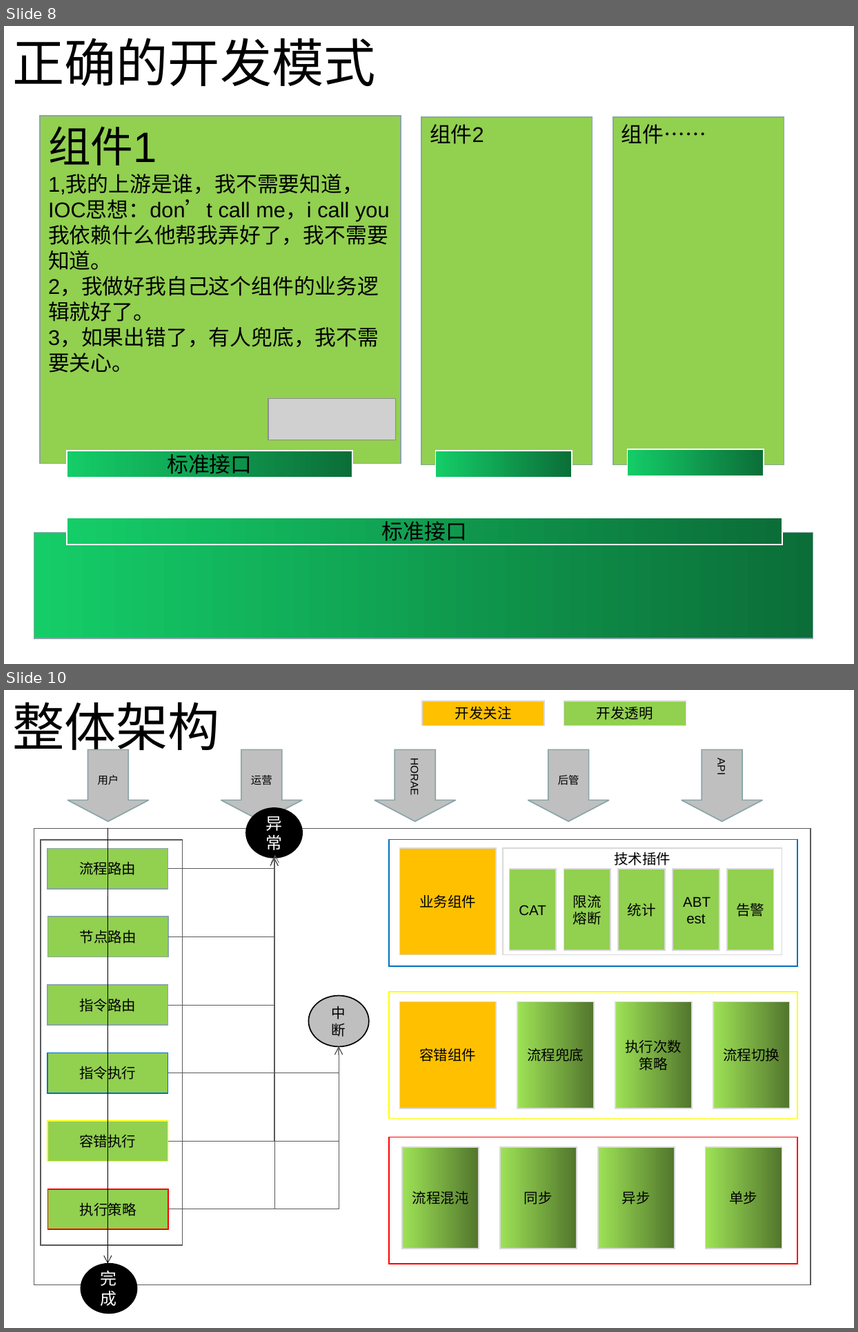
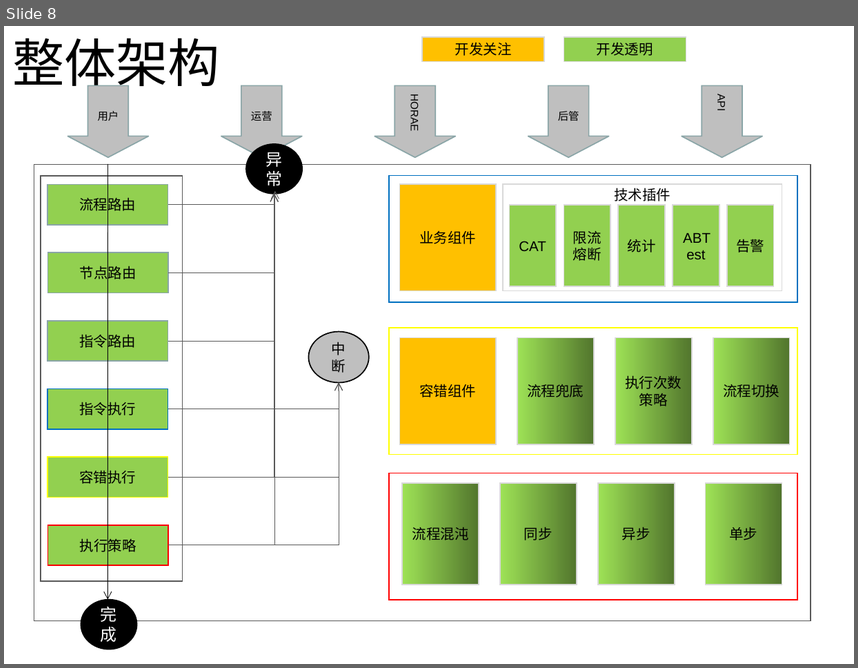
Before and after one commit to mmbbdddd/process-control, a slide deck: doc/流程编排组件说明.pptx. Shown one above the other, each under a label of ours: slides 8 and 10 before the commit, slide 8 after it; the slides between them are not shown. The pictures are 858x1332 and 858x668 pixels, drawn with LibreOffice and Linux fonts; fonts in the diff are those of the drawing; grey boxes stand for pictures. Boxes give left, top, right and bottom in pixels: in the first picture for what was removed or moved away, otherwise in the second. Text is boxed around its words. In the diff, an @@ line names an element or a change of style, - is before the commit and + after.

```diff
--- a/doc/流程编排组件说明.pptx
+++ b/doc/流程编排组件说明.pptx
@@ slide 8 removed at (4,26,854,664), background #FFFFFF @@
@@ title removed at (12,38,376,86) @@
-正确的开发模式
@@ rectangle removed at (40,116,400,463) @@
-组件1
-1,我的上游是谁，我不需要知道，IOC思想：don’t call me，i call you
-我依赖什么他帮我弄好了，我不需要知道。
-2，我做好我自己这个组件的业务逻辑就好了。
-3，如果出错了，有人兜底，我不需要关心。
@@ rectangle removed at (421,117,593,465) @@
-组件2
@@ rectangle removed at (613,117,784,465) @@
-组件……
@@ picture removed at (268,399,396,439) @@
@@ rectangle removed at (67,450,352,477) @@
-标准接口
@@ rectangle removed at (436,450,572,477) @@
@@ rectangle removed at (627,450,763,476) @@
@@ rectangle removed at (67,517,783,544) @@
-标准接口
@@ rectangle removed at (34,532,813,637) @@
@@ what was slide 10 is now slide 8 @@
```
Also in this commit, not shown: 2 slides changed, 5 slides added, 9 other slides removed, 2 other files.
